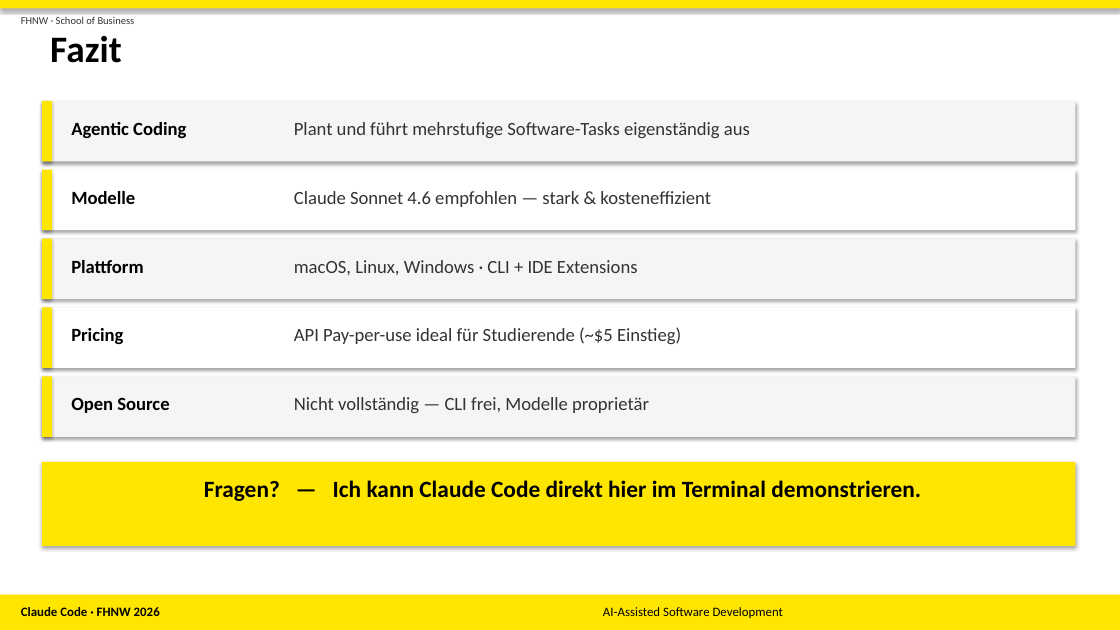
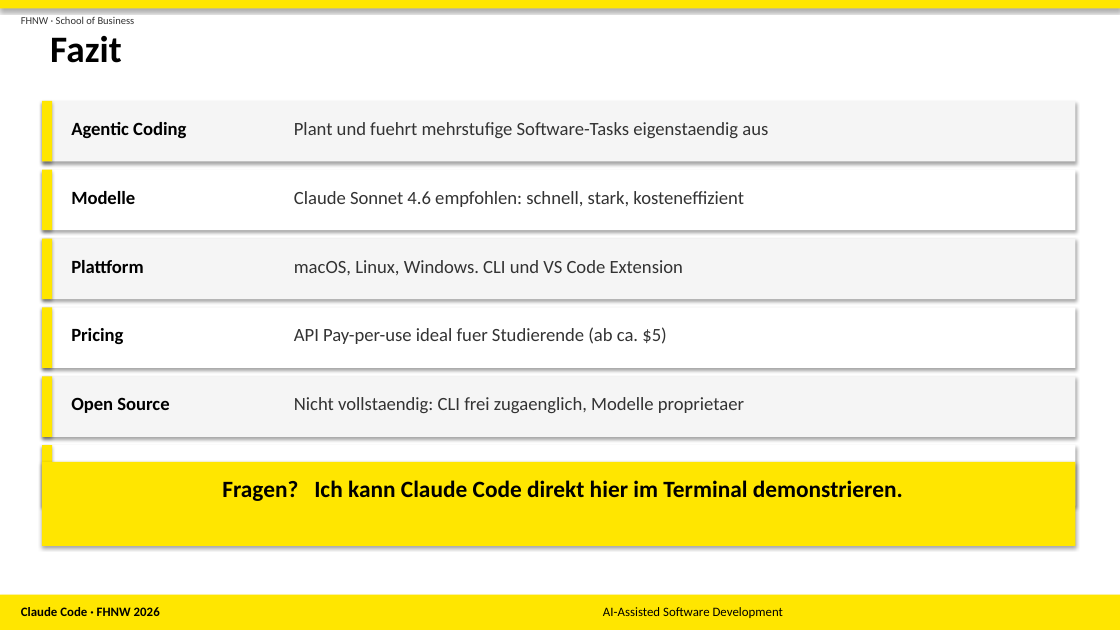
Before and after one commit to SheylaSam/AIASD, a slide deck: slide 8 of Claude_Code_Pitch.pptx. Drawn at 1120x630 pixels with LibreOffice and Linux fonts; fonts in the diff are those of the drawing. Boxes give left, top, right and bottom in pixels: in the first picture for what was removed or moved away, otherwise in the second. Text is boxed around its words. In the diff, an @@ line names an element or a change of style, - is before the commit and + after.

```diff
--- a/Claude_Code_Pitch.pptx
+++ b/Claude_Code_Pitch.pptx
@@ text at box(294, 122, 768, 138): text changed @@
-Plant und führt mehrstufige Software-Tasks eigenständig aus
+Plant und fuehrt mehrstufige Software-Tasks eigenstaendig aus
@@ text at box(294, 191, 744, 207): text changed @@
-Claude Sonnet 4.6 empfohlen — stark & kosteneffizient
+Claude Sonnet 4.6 empfohlen: schnell, stark, kosteneffizient
@@ text at box(294, 260, 683, 275): text changed @@
-macOS, Linux, Windows · CLI + IDE Extensions
+macOS, Linux, Windows. CLI und VS Code Extension
@@ text at box(294, 327, 667, 344): text changed @@
-API Pay-per-use ideal für Studierende (~$5 Einstieg)
+API Pay-per-use ideal fuer Studierende (ab ca. $5)
@@ text at box(294, 397, 744, 413): text changed @@
-Nicht vollständig — CLI frei, Modelle proprietär
+Nicht vollstaendig: CLI frei zugaenglich, Modelle proprietaer
@@ rectangle added at box(42, 445, 1075, 506), fill #FFFFFF @@
@@ rectangle added at box(42, 445, 52, 506), fill #FFE600 @@
@@ text at box(222, 480, 903, 501): text changed @@
-Fragen? — Ich kann Claude Code direkt hier im Terminal demonstrieren.
+Fragen? Ich kann Claude Code direkt hier im Terminal demonstrieren.
@@ text added at box(294, 480, 741, 485), 16 pt, text #333333 @@
+Wir nutzen Claude Code um unsere Lernplattform zu bauen
```
Also in this commit, not shown: 6 other slides changed.
